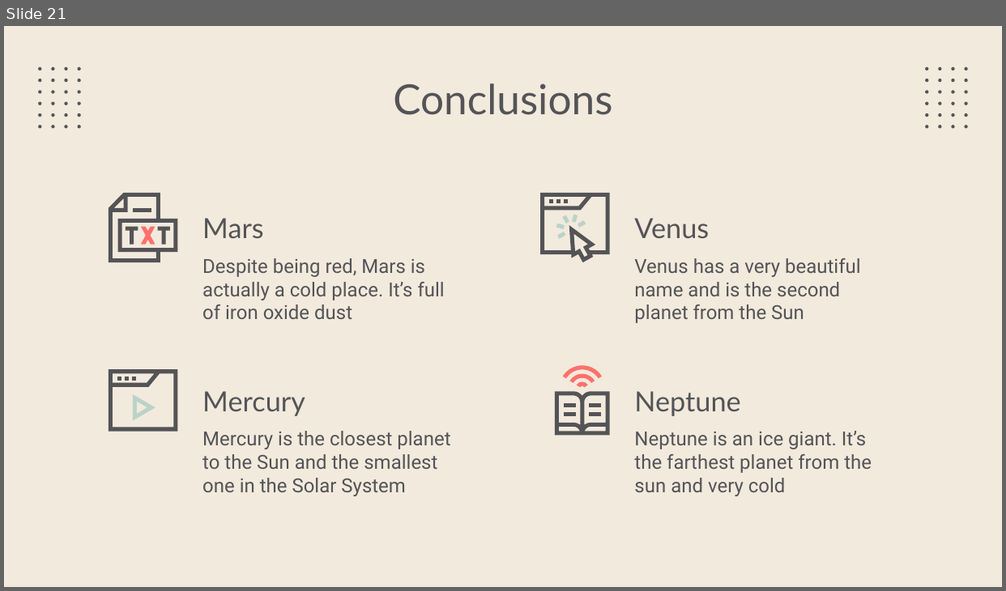
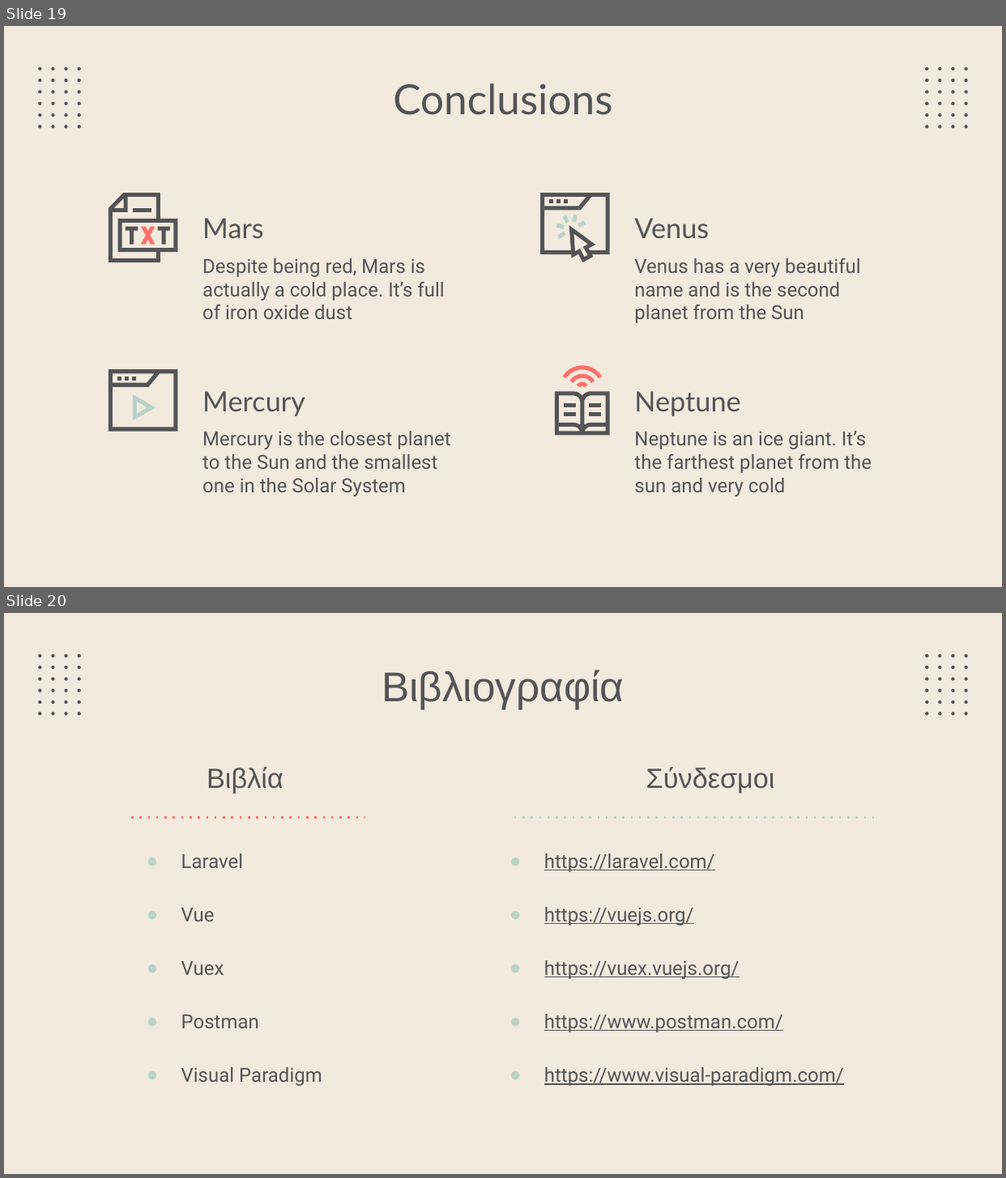
Before and after one commit to Button99/Rental-Accommodation, a slide deck: Thesis PowerPoint.pptx. Shown one above the other, each under a label of ours: slide 21 before the commit, slides 19 and 20 after it. The pictures are 1006x591 and 1006x1178 pixels, drawn with LibreOffice and Linux fonts; fonts in the diff are those of the drawing. Boxes give left, top, right and bottom in pixels: in the first picture for what was removed or moved away, otherwise in the second. Text is boxed around its words. In the diff, an @@ line names an element or a change of style, - is before the commit and + after.

```diff
--- a/Thesis PowerPoint.pptx
+++ b/Thesis PowerPoint.pptx
@@ slide 20 added at [4, 613, 1002, 1174], background #F2EADD; not listed: 48 template elements that a slide beside it also shows @@
@@ title added at [381, 670, 624, 709], 30 pt, text #545457 @@
+Βιβλιογραφία
@@ text added at [206, 767, 283, 794], 20 pt, text #545457 @@
+Βιβλία
@@ text added at [646, 767, 775, 794], 20 pt, text #545457 @@
+Σύνδεσμοι
@@ line added from (130, 818) to (365, 818), #FF706B 1.5 pt dashed @@
@@ line added from (514, 818) to (876, 818), #BBD3C7 1.5 pt dashed @@
@@ text added at [181, 854, 322, 1086], 14 pt, text #545457 @@
+● Laravel
+● Vue
+● Vuex
+● Postman
+● Visual Paradigm
@@ text added at [544, 854, 844, 1086], 14 pt, text #545457, underline @@
+● https://laravel.com/
+● https://vuejs.org/
+● https://vuex.vuejs.org/
+● https://www.postman.com/
+● https://www.visual-paradigm.com/
@@ what was slide 21 is now slide 19 @@
```
Also in this commit, not shown: 1 slide changed, 4 slides removed.
